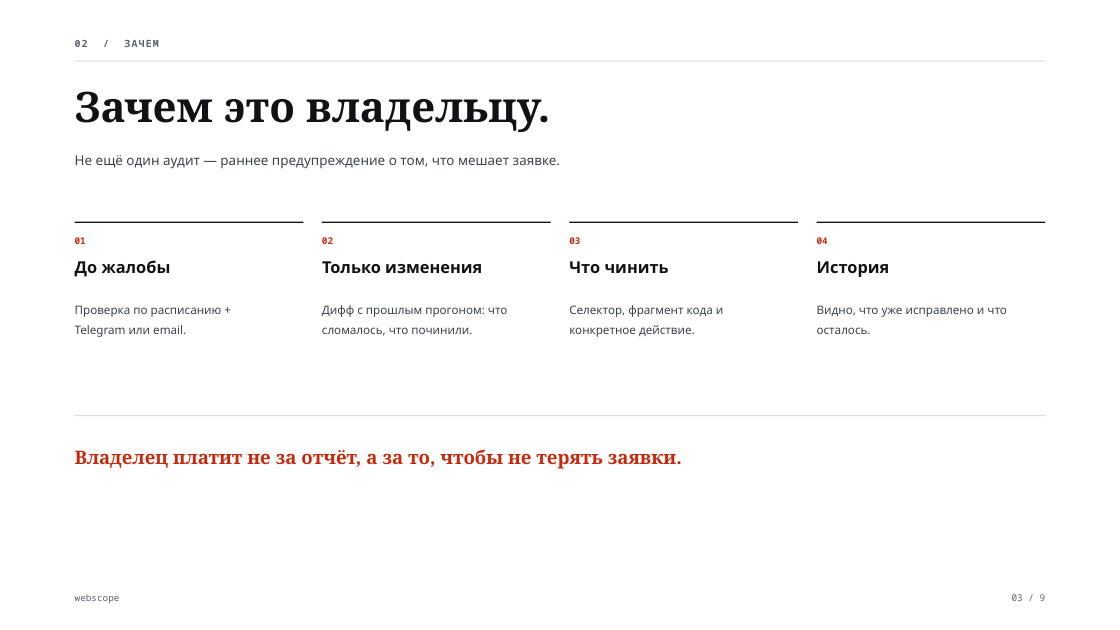
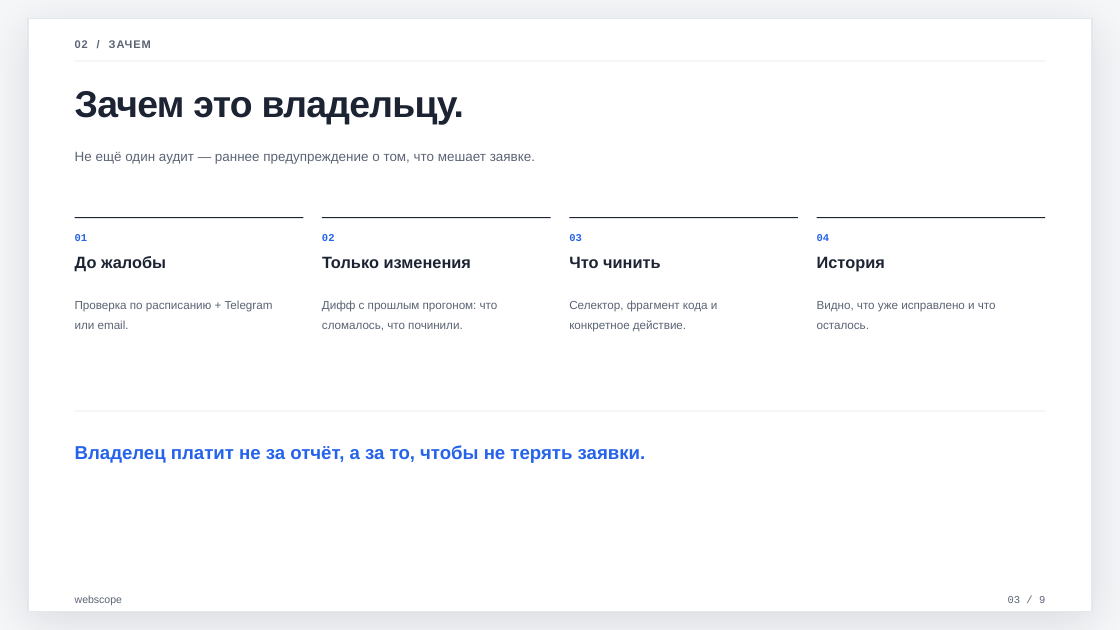
Before and after one commit to xDefox/qa-startup, a slide deck: slide 3 of pitch/webscope-pitch-3min.pptx. Drawn at 1120x630 pixels with LibreOffice and Linux fonts; fonts in the diff are those of the drawing. Boxes give left, top, right and bottom in pixels: in the first picture for what was removed or moved away, otherwise in the second. Text is boxed around its words. In the diff, an @@ line names an element or a change of style, - is before the commit and + after.

```diff
--- a/pitch/webscope-pitch-3min.pptx
+++ b/pitch/webscope-pitch-3min.pptx
@@ background #FFFFFF to #F6F7F9 @@
@@ rounded rectangle added at (28,18,1092,612), fill #FFFFFF, outline #E4E7EC 1 pt @@
@@ text "02 / ЗАЧЕМ" at (75,40,151,48): size 8.5 to 9.5 pt, font Noto Sans Mono to Arial, text colour #5A626D to #5B6474, letter spacing 1 to 0.8 pt @@
@@ text "Зачем это владельцу." at (75,91,464,125): size 36 to 32 pt, font Noto Serif to Arial, text colour #101215 to #1C2333, letter spacing 0 to -0.6 pt @@
@@ font Noto Sans to Arial, text colour #3C434D to #5B6474 in 5 elements at (75,300,273,329), (322,300,498,331), (569,300,718,332), (817,301,996,329), (75,152,535,164) @@
@@ size 8 to 9 pt, font Noto Sans Mono to Courier New, text colour #C9280B to #2563EB in 4 elements at (75,234,88,241), (322,234,335,241), (569,234,582,241), (817,234,830,241) @@
@@ 5 rectangles: place and size @@
-5 rectangles at (75,222,1046,416)
+5 rectangles at (75,217,1046,412)
@@ fill #101215 to #1C2333 in 4 elements at (75,217,303,218), (322,217,550,218), (570,217,798,218), (817,217,1045,218) @@
@@ font Noto Sans to Arial, text colour #101215 to #1C2333 in 4 elements at (75,256,166,272), (322,256,471,268), (569,256,661,268), (817,256,885,272) @@
@@ rectangle at (75,411,1046,412): fill #C9CDD3 to #E4E7EC @@
@@ text "Владелец платит не за отчёт, ..." at (75,445,646,463): font Noto Serif to Arial, text colour #C9280B to #2563EB @@
@@ text "webscope" at (75,595,122,605): size 8 to 9 pt, font Noto Sans Mono to Arial, text colour #5A626D to #5B6474 @@
@@ text "03 / 9" at (1008,596,1045,603): size 8 to 9 pt, font Noto Sans Mono to Courier New, text colour #5A626D to #5B6474 @@
```
Also in this commit, not shown: 8 other slides changed, 4 slides added, 19 other files.
